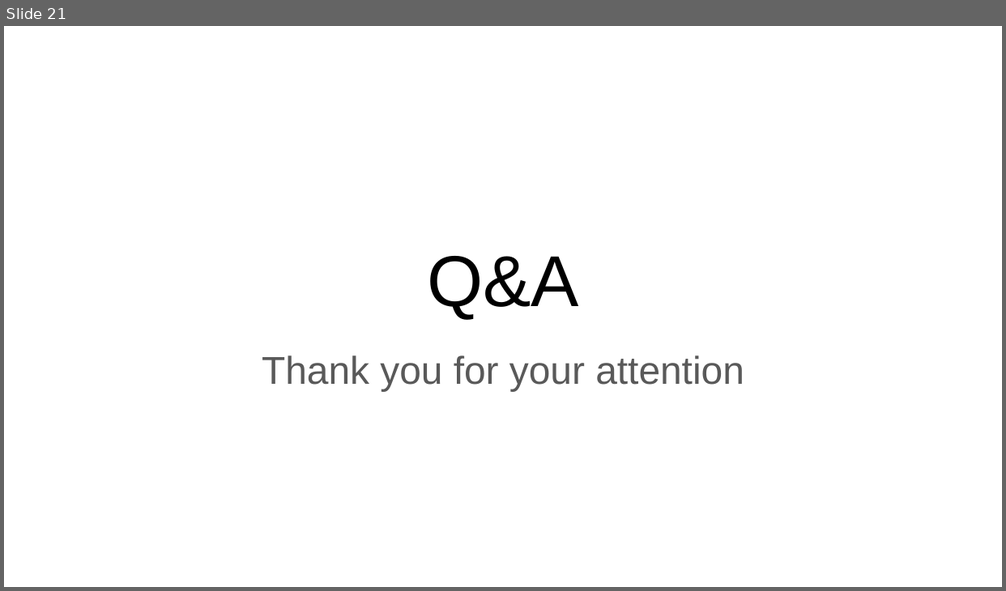
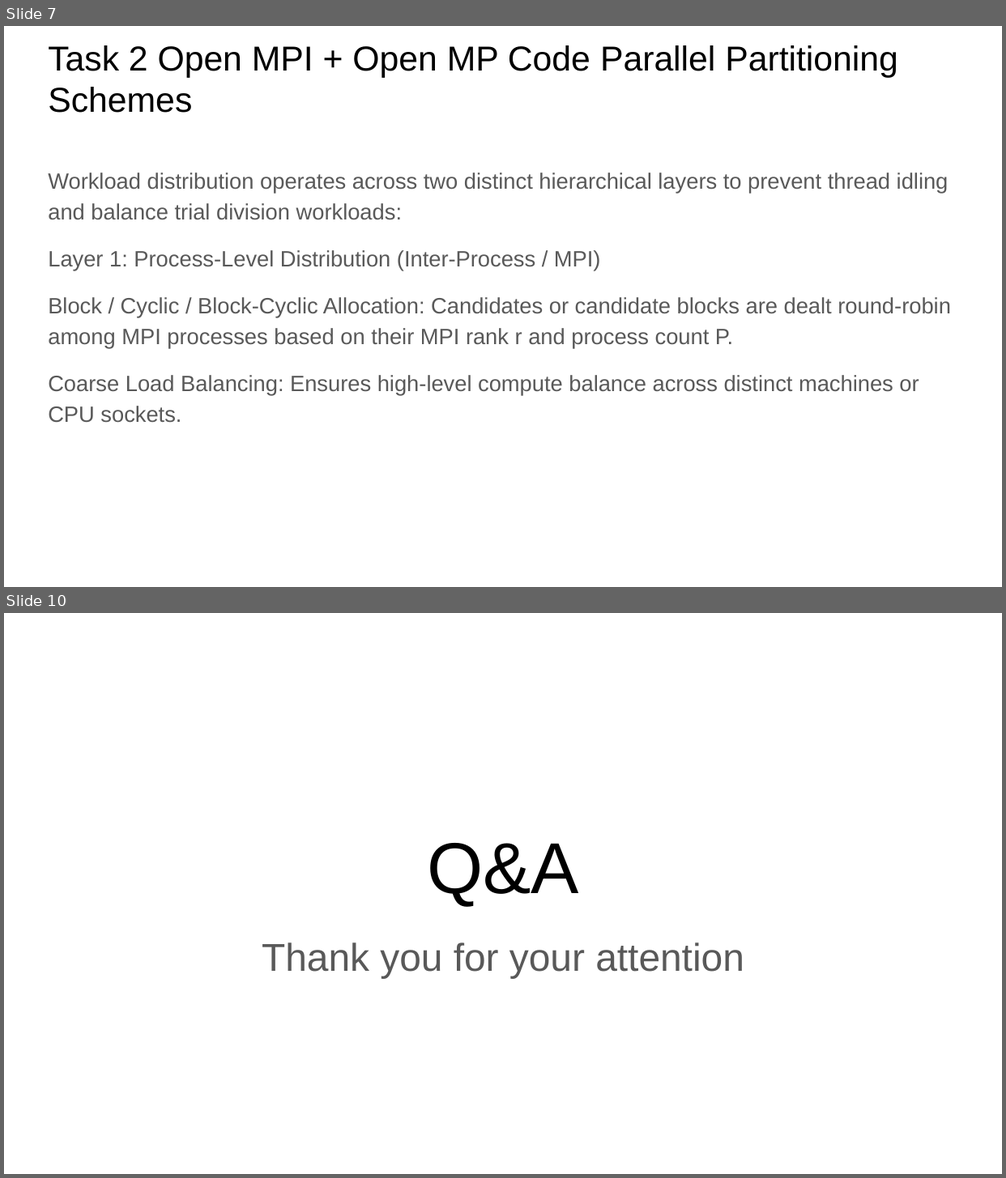
Before and after one commit to loolishen/FIT3143_Lab1, a slide deck: lab_2/FIT3143 Lab 2.pptx. Shown one above the other, each under a label of ours: slide 21 before the commit, slides 7 and 10 after it; the slides between them are not shown. The pictures are 1006x591 and 1006x1178 pixels, drawn with LibreOffice and Linux fonts; fonts in the diff are those of the drawing. Boxes give left, top, right and bottom in pixels: in the first picture for what was removed or moved away, otherwise in the second. Text is boxed around its words. In the diff, an @@ line names an element or a change of style, - is before the commit and + after.

```diff
--- a/lab_2/FIT3143 Lab 2.pptx
+++ b/lab_2/FIT3143 Lab 2.pptx
@@ slide 7 added at (4, 26, 1002, 587), background #FFFFFF @@
@@ title added at (48, 45, 898, 113), 25 pt, text #000000 @@
+Task 2 Open MPI + Open MP Code Parallel Partitioning Schemes
@@ text added at (48, 173, 951, 423), 16 pt, text #595959 @@
+Workload distribution operates across two distinct hierarchical layers to prevent thread idling and balance trial division workloads:
+Layer 1: Process-Level Distribution (Inter-Process / MPI)
+Block / Cyclic / Block-Cyclic Allocation: Candidates or candidate blocks are dealt round-robin among MPI processes based on their MPI rank r and process count P.
+Coarse Load Balancing: Ensures high-level compute balance across distinct machines or CPU sockets.
@@ what was slide 21 is now slide 10 @@
```
Also in this commit, not shown: 1 slide changed, 7 other slides added, 19 slides removed.
